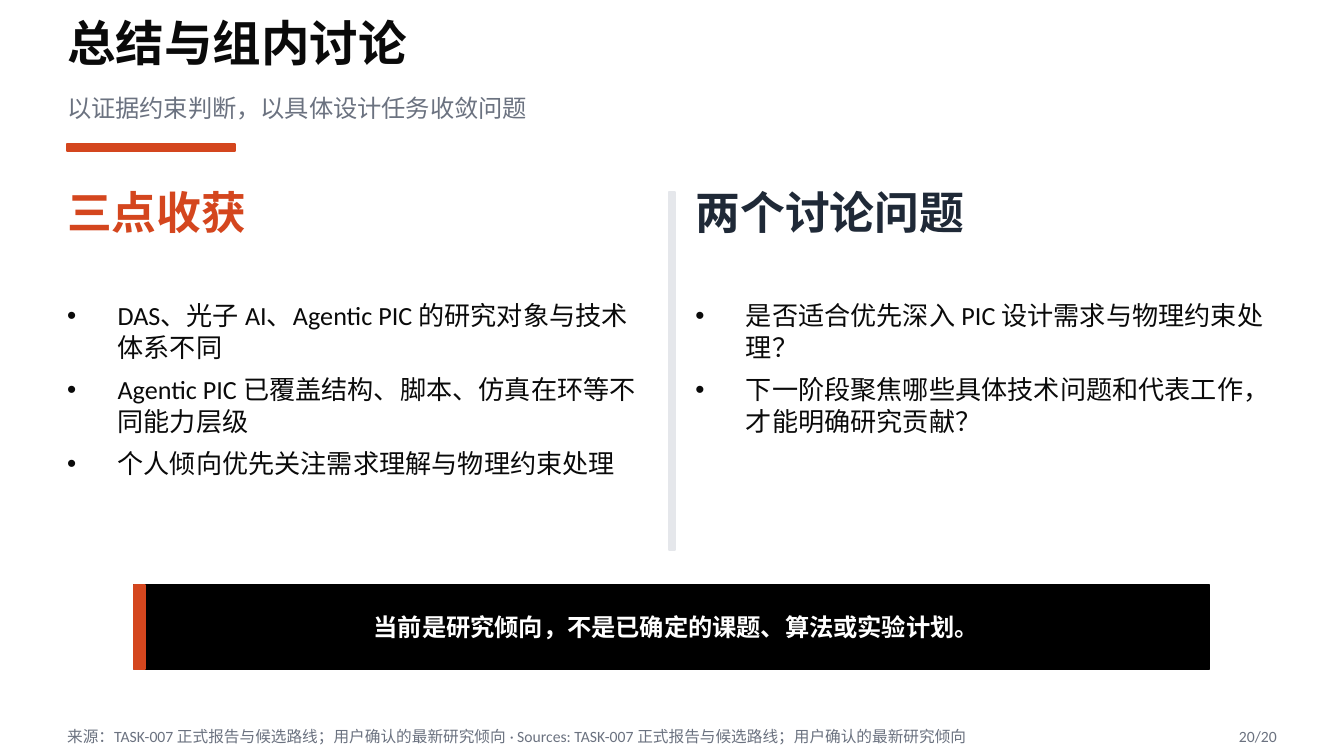
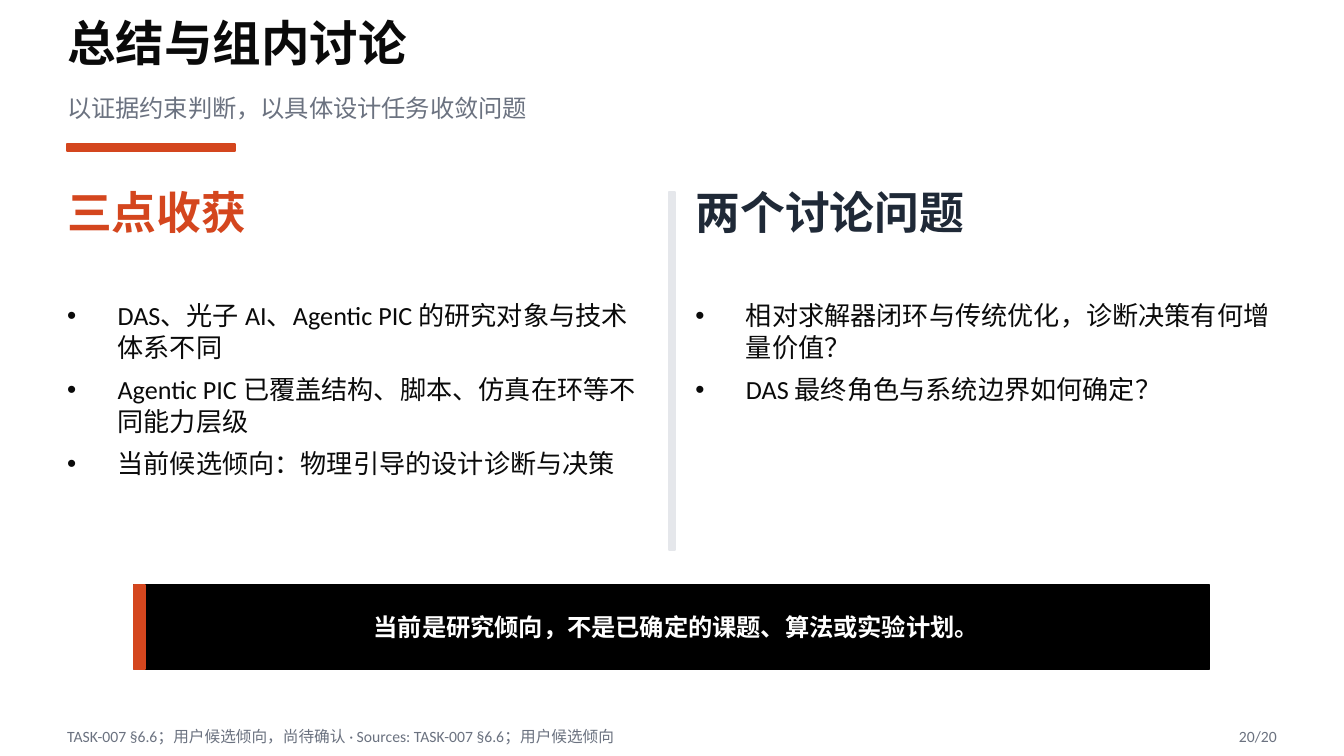
Before and after one commit to LlewynDavis/PIC_Harness_Research, a slide deck: slide 20 of presentations/task-010-group-meeting-rebuild/PIC_Harness_Research_首次组会调研_20页.pptx. Drawn at 1344x756 pixels with LibreOffice and Linux fonts; fonts in the diff are those of the drawing. Boxes give left, top, right and bottom in pixels: in the first picture for what was removed or moved away, otherwise in the second. Text is boxed around its words. In the diff, an @@ line names an element or a change of style, - is before the commit and + after.

```diff
--- a/presentations/task-010-group-meeting-rebuild/PIC_Harness_Research_首次组会调研_20页.pptx
+++ b/presentations/task-010-group-meeting-rebuild/PIC_Harness_Research_首次组会调研_20页.pptx
@@ text at [746, 303, 1270, 401]: text changed @@
-• 是否适合优先深入 PIC 设计需求与物理约束处理？
-• 下一阶段聚焦哪些具体技术问题和代表工作，才能明确研究贡献？
+• 相对求解器闭环与传统优化，诊断决策有何增量价值？
+• DAS 最终角色与系统边界如何确定？
@@ text at [118, 451, 615, 475]: text changed @@
-• 个人倾向优先关注需求理解与物理约束处理
+• 当前候选倾向：物理引导的设计诊断与决策
@@ text at [67, 729, 614, 745]: text changed @@
-来源：TASK-007 正式报告与候选路线；用户确认的最新研究倾向 · Sources: TASK-007 正式报告与候选路线；用户确认的最新研究倾向
+TASK-007 §6.6；用户候选倾向，尚待确认 · Sources: TASK-007 §6.6；用户候选倾向
```
Also in this commit, not shown: 1 other slide changed, 1 slide added, 1 slide removed, 36 other files.
